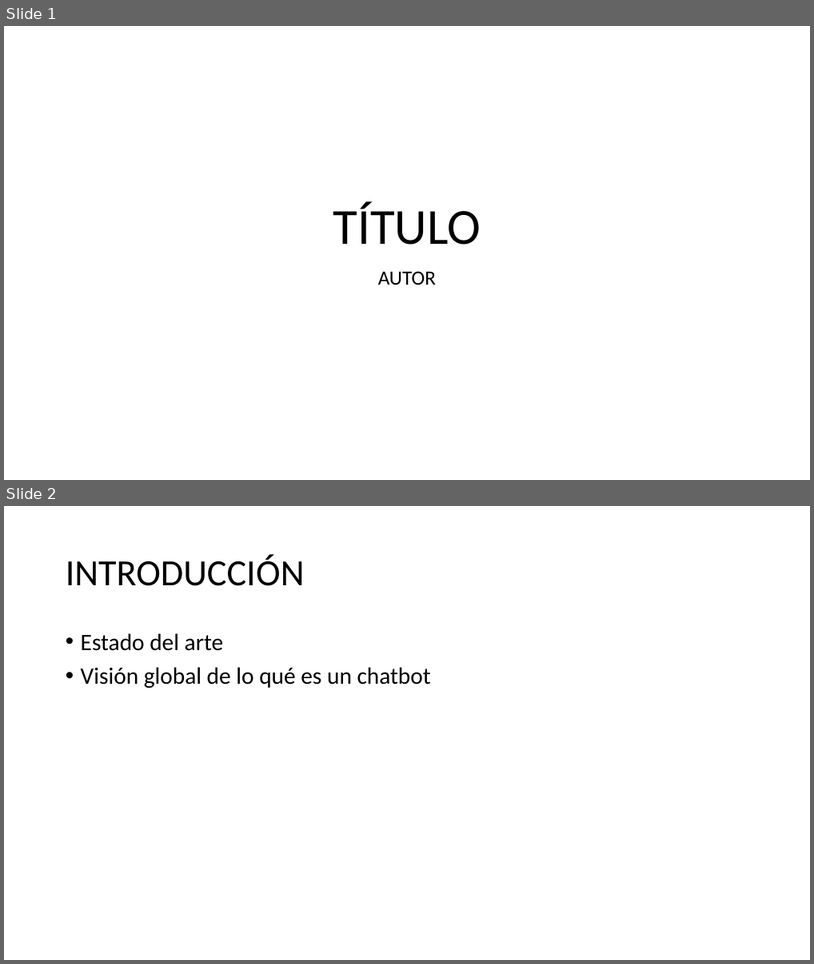
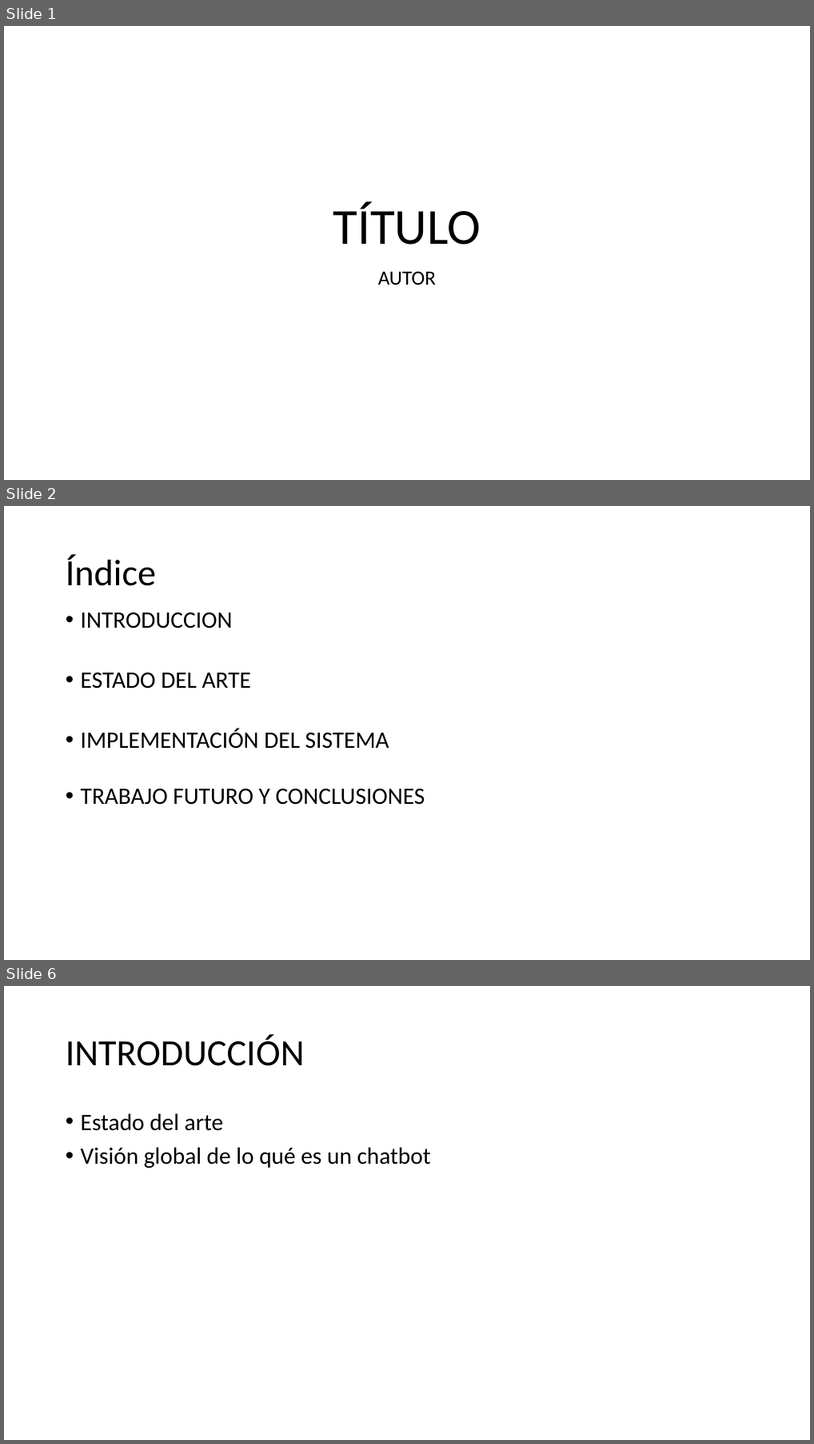
Before and after one commit to tonny94/MCB, a slide deck: Documentos/Presentación.pptx. Shown one above the other, each under a label of ours: slides 1 and 2 before the commit, slides 1, 2 and 6 after it; the slides between them are not shown. The pictures are 814x964 and 814x1444 pixels, drawn with LibreOffice and Linux fonts; fonts in the diff are those of the drawing. Boxes give left, top, right and bottom in pixels: in the first picture for what was removed or moved away, otherwise in the second. Text is boxed around its words. In the diff, an @@ line names an element or a change of style, - is before the commit and + after.

```diff
--- a/Documentos/Presentación.pptx
+++ b/Documentos/Presentación.pptx
@@ slide 2 added at (4,506,810,960), background #FFFFFF @@
@@ title added at (66,555,156,586), 44 pt, text #000000 @@
+Índice
@@ text added at (81,612,426,804), 28 pt, text #000000 @@
+• INTRODUCCION
+• ESTADO DEL ARTE
+• IMPLEMENTACIÓN DEL SISTEMA
+• TRABAJO FUTURO Y CONCLUSIONES
@@ what was slide 2 is now slide 6 @@
```
Also in this commit, not shown: 4 other slides added.
